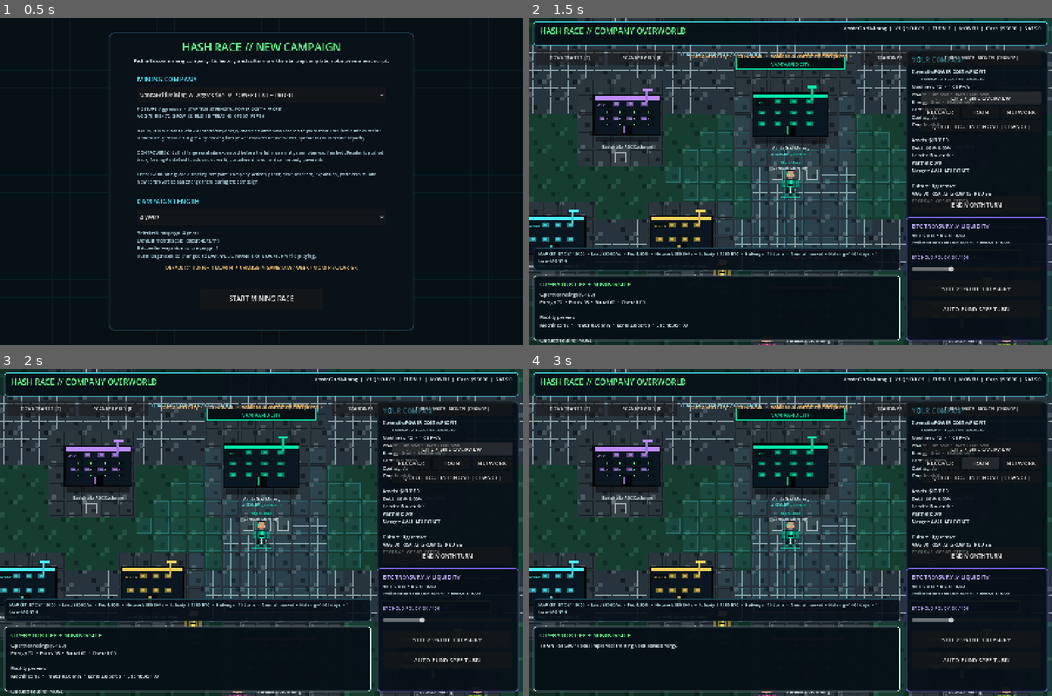
Above: before the commit, frames 1-4 (two rows, left to right).
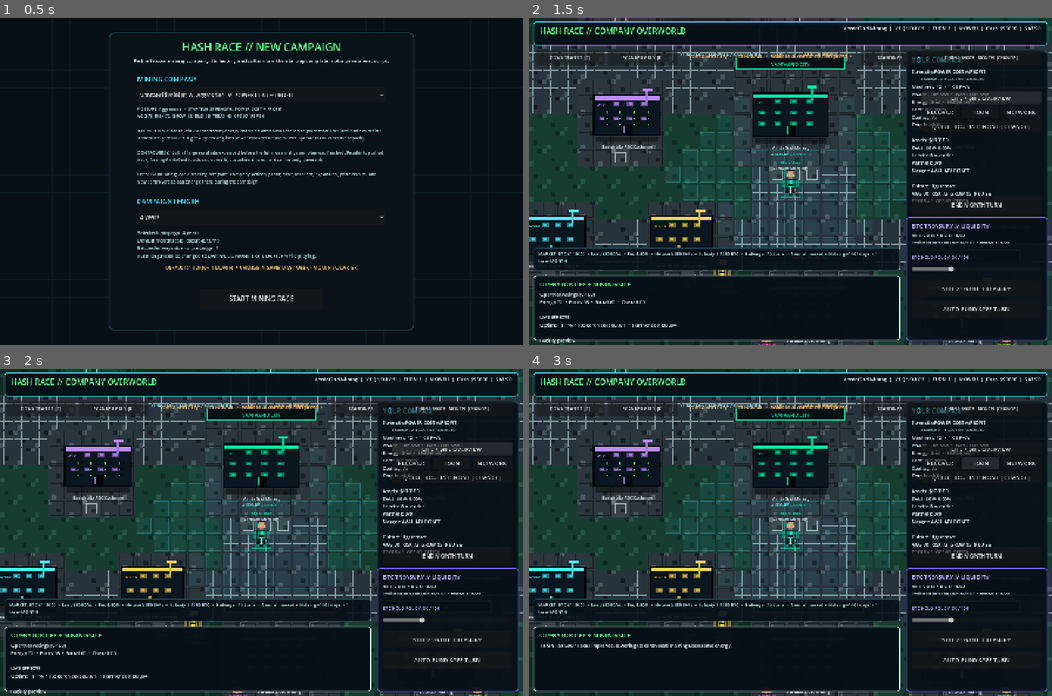
Above: after the commit, the same moments.

Repository: 1freetech/HashRace
Game: Godot game, scene res://scenes/campaign_setup.tscn
Two runs of this game, one before a commit and one after it. Both use one fixed random seed, a clock stepped at 60 frames per second and the inputs below.
Inputs:
- Up to frame 1 (0.5 s): no input
- Up to frame 2 (1.5 s): click "START MINING RACE" at 0.5 s; click "LIFE + SITE OVERVIEW" at 1.25 s
- Up to frame 3 (2 s): no input
- Up to frame 4 (3 s): click "RECOVER" at 2 s; click "TRAIN" at 2.75 s

Frame 1 is identical in both runs. In frame 2, 0.3% of the frame differs, in the area x 2-86%, y 68-100%; in frame 3, 0.3%; in frame 4, 0.2%.

Commit message:
v0.024 makes operator life management matter during actual play instead of acting mainly as a status panel. Energy now changes mining uptime, Focus changes research costs, and Social changes partner/deal costs, with small bounded bonuses and penalties tied to the existing 0-100 ratings. This gives Recover, Train, Network, queued routines, and the day/week/month/quarter clock direct strategic consequences while preserving the ten Bitcoin mining companies and the existing league, economy, RPG, and company-culture systems.

Diff:
--- a/Godot/scripts/world_life_ops.gd
+++ b/Godot/scripts/world_life_ops.gd
@@ -1,8 +1,8 @@
 extends "res://scripts/world_league_standings.gd"
 
-# v0.023: life/operations layer inspired by open-source simulation projects.
-# Concepts are adapted for Hash Race; no Sims assets, names, characters, or proprietary content are used.
-# All life ratings follow Hash Race's universal 0-100 gameplay scale.
+# v0.024: life/operations ratings now have material gameplay consequences.
+# Low energy/focus/social reduce uptime, research effectiveness and deal execution;
+# healthy operator management earns small bounded bonuses. All ratings stay 0-100.
 
 var operator_energy: float = 72.0
 var operator_focus: float = 68.0
@@ -32,7 +32,7 @@
     overview.position = Vector2(1080.0, 202.0)
     overview.size = Vector2(330.0, 36.0)
     overview.text = "LIFE + SITE OVERVIEW"
-    overview.tooltip_text = "Preview operator needs, facility context, queued routine and site fit."
+    overview.tooltip_text = "Preview operator needs, live gameplay effects, facility context, queued routine and site fit."
     overview.pressed.connect(_open_life_overview)
     layer.add_child(overview)
 
@@ -76,6 +76,27 @@
 func _life_score() -> float:
     return clampf((operator_energy + operator_focus + operator_social) / 3.0, 0.0, 100.0)
 
+func _rating_effect(value: float, maximum_swing: float) -> float:
+    return clampf((value - 50.0) / 50.0, -1.0, 1.0) * maximum_swing
+
+func _life_uptime_adjustment() -> float:
+    return _rating_effect(operator_energy, 0.025)
+
+func _life_research_cost_multiplier() -> float:
+    return clampf(1.0 - _rating_effect(operator_focus, 0.08), 0.92, 1.08)
+
+func _life_partner_cost_multiplier() -> float:
+    return clampf(1.0 - _rating_effect(operator_social, 0.08), 0.92, 1.08)
+
+func _uptime() -> float:
+    return clampf(super._uptime() + _life_uptime_adjustment(), 0.82, 0.995)
+
+func _research_cost_multiplier() -> float:
+    return clampf(super._research_cost_multiplier() * _life_research_cost_multiplier(), 0.82, 1.20)
+
+func _partner_cost_multiplier() -> float:
+    return clampf(super._partner_cost_multiplier() * _life_partner_cost_multiplier(), 0.82, 1.20)
+
 func _site_fit_score() -> int:
     if player.is_empty():
         return 0
@@ -86,7 +107,7 @@
 
 func _open_life_overview() -> void:
     dialog_title.text = "OPERATOR LIFE + MINING SITE"
-    dialog_text.text = "Operator ratings (0-100)\nEnergy %d  •  Focus %d  •  Social %d  •  Overall %d\n\nFacility preview\nMachines %d  •  Power %.2f MW  •  Land %.1f acres  •  Site fit %d/100\n\nQueued routine: %s\n\nHigher life ratings represent a healthier management workload. Site fit compares installed miners with available power and land so expansion problems are visible before the next turn." % [int(operator_energy), int(operator_focus), int(operator_social), int(_life_score()), int(player.get("machines", 0)), float …(92 unchanged characters)…
+    dialog_text.text = "Operator ratings (0-100)\nEnergy %d  •  Focus %d  •  Social %d  •  Overall %d\n\nLIVE EFFECTS\nUptime %+0.1f%%  •  Research cost x%.3f  •  Partner cost x%.3f\n\nFacility preview\nMachines %d  •  Power %.2f MW  •  Land %.1f acres  •  Site fit %d/100\n\nQueued routine: %s\n\nEnergy now changes mining uptime, Focus changes research cost, and Social changes partner/deal cost. Manage the operator before advancing long turns or accept the operational penalty." % [int(operator_energy), int(operator_focus), int(operator_social), int(_life_score()), _life_uptime_adjustment() * 100.0, _life_research_cost_multiplier(), _life_partner_cost_multiplier(), int(player.get("machines", 0)), float …(92 unchanged characters)…
     _set_actions([])
 
 func _spend_for_routine(cost: float) -> bool:
@@ -102,7 +123,7 @@
     operator_energy = minf(100.0, operator_energy + 24.0)
     operator_focus = minf(100.0, operator_focus + 8.0)
     if not silent:
-        _feedback("RECOVER: -$500 • Energy and focus restored.")
+        _feedback("RECOVER: -$500 • Energy and focus restored; mining uptime improves with Energy.")
     _refresh_ui()
     return true
 
@@ -112,7 +133,7 @@
     operator_focus = minf(100.0, operator_focus + 18.0)
     operator_energy = maxf(0.0, operator_energy - 5.0)
     if not silent:
-        _feedback("TRAIN: -$1,500 • Focus improved; training used some energy.")
+        _feedback("TRAIN: -$1,500 • Focus improved, lowering research cost; training used some energy.")
     _refresh_ui()
     return true
 
@@ -122,7 +143,7 @@
     operator_social = minf(100.0, operator_social + 22.0)
     operator_energy = maxf(0.0, operator_energy - 3.0)
     if not silent:
-        _feedback("NETWORK: -$1,000 • Social capacity restored for partner and deal work.")
+        _feedback("NETWORK: -$1,000 • Social improved, lowering partner/deal cost; networking used some energy.")
     _refresh_ui()
     return true
 
@@ -154,3 +175,6 @@
 
 func debug_life_ops_ready() -> bool:
     return operator_energy >= 0.0 and operator_energy <= 100.0 and operator_focus >= 0.0 and operator_focus <= 100.0 and operator_social >= 0.0 and operator_social <= 100.0 and _site_fit_score() >= 0 and _site_fit_score() <= 100
+
+func debug_life_effects_material() -> bool:
+    return _life_uptime_adjustment() != 0.0 and _life_research_cost_multiplier() != 1.0 and _life_partner_cost_multiplier() != 1.0
